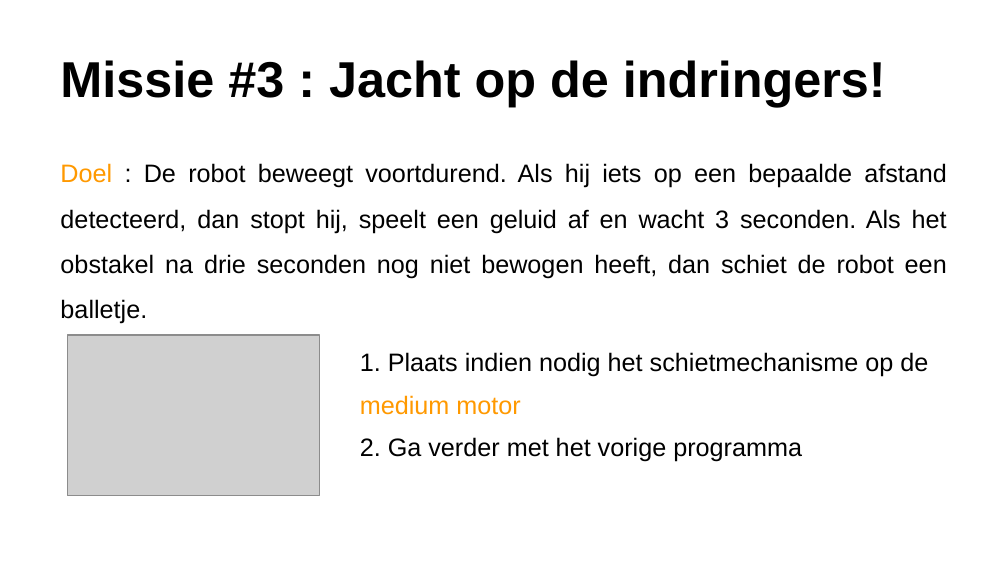
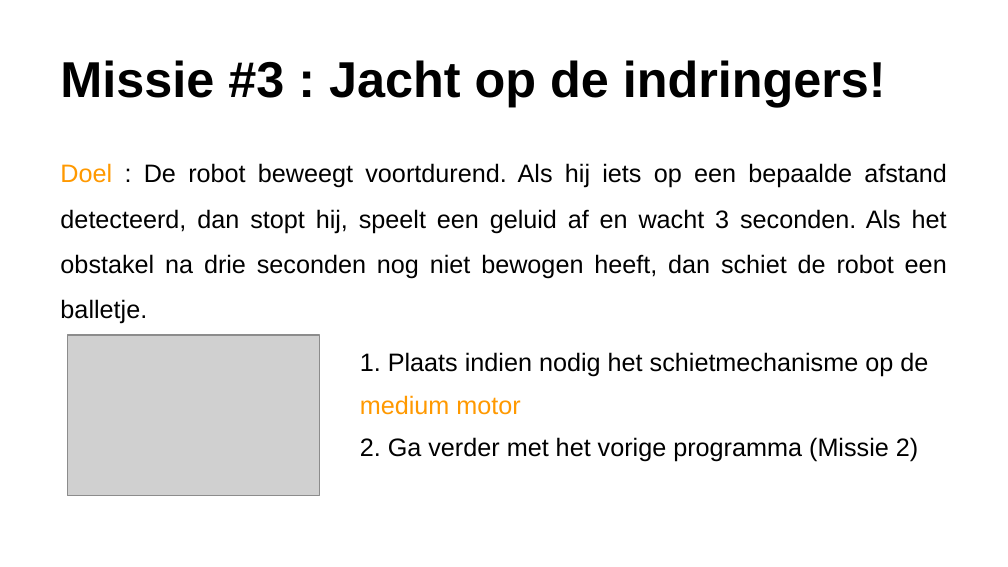
Before and after one commit to zilverstede/Devoxx4kids-Mindstorms, a slide deck: slide 14 of Devoxx4Kids Mindstorms Workshop NL.pptx. Drawn at 1008x567 pixels with LibreOffice and Linux fonts; fonts in the diff are those of the drawing; grey boxes stand for pictures; background and template pictures are left out. Boxes give left, top, right and bottom in pixels: in the first picture for what was removed or moved away, otherwise in the second. Text is boxed around its words. In the diff, an @@ line names an element or a change of style, - is before the commit and + after.

```diff
--- a/Devoxx4Kids Mindstorms Workshop NL.pptx
+++ b/Devoxx4Kids Mindstorms Workshop NL.pptx
@@ text at (360, 437, 918, 462): text changed @@
-2. Ga verder met het vorige programma
+2. Ga verder met het vorige programma (Missie 2)
```
Also in this commit, not shown: 4 other slides changed.
